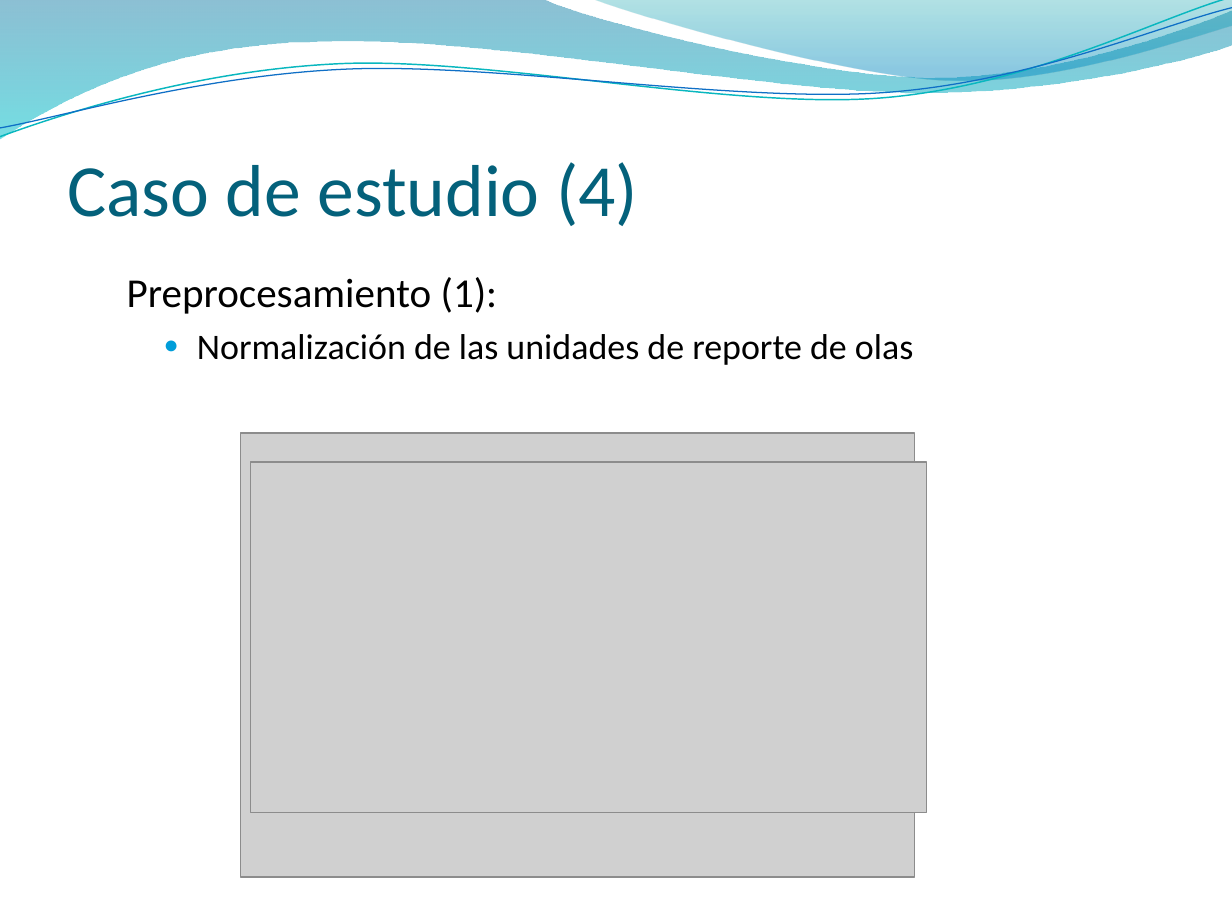
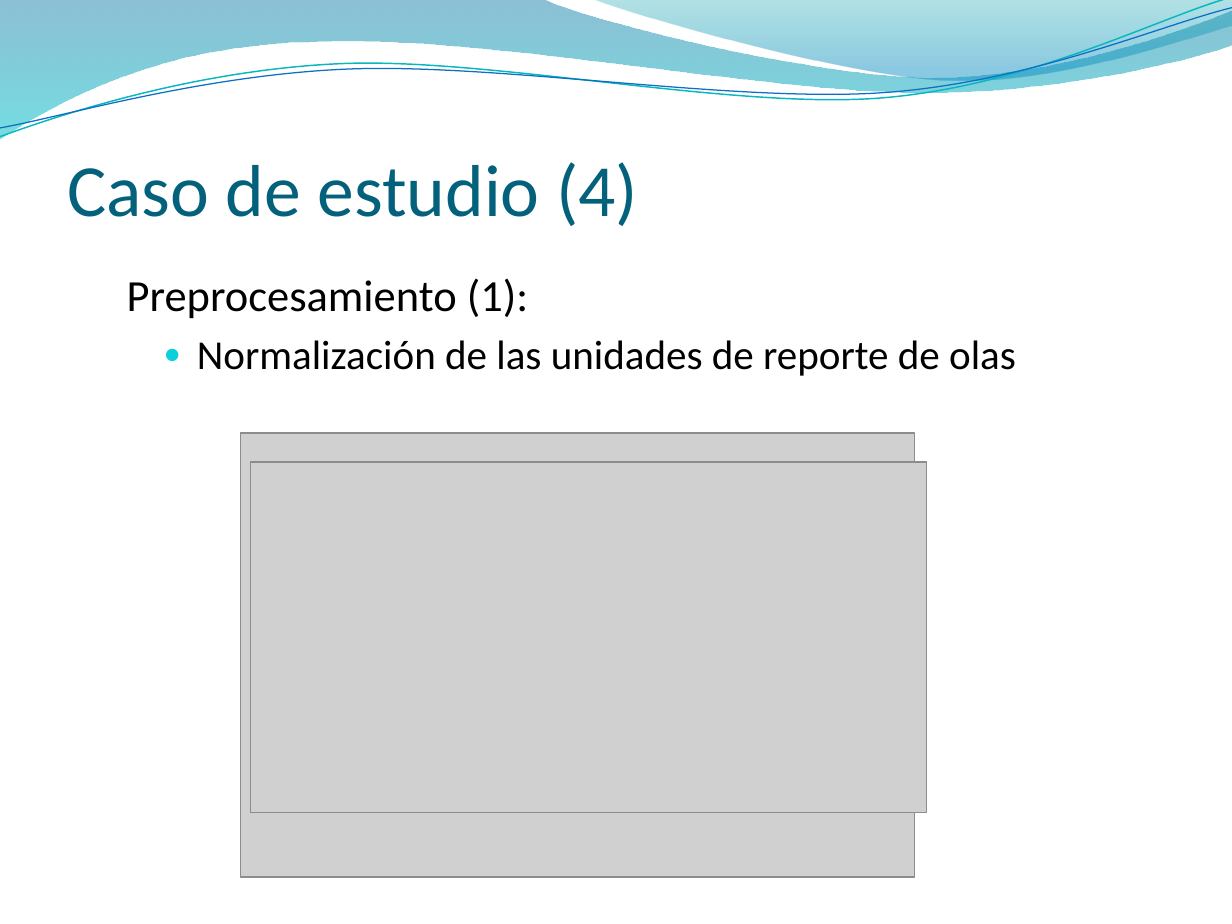
Before and after one commit to jaffadog/neuralito, a slide deck: slide 26 of neuralito/ArfGen/docs/Entregas/Informe Final/presentacion/esteban2.pptx. Drawn at 1232x924 pixels with LibreOffice and Linux fonts; fonts in the diff are those of the drawing; grey boxes stand for pictures; background and template pictures are left out. Boxes give left, top, right and bottom in pixels: in the first picture for what was removed or moved away, otherwise in the second. Text is boxed around its words. In the diff, an @@ line names an element or a change of style, - is before the commit and + after.

```diff
--- a/neuralito/ArfGen/docs/Entregas/Informe Final/presentacion/esteban2.pptx
+++ b/neuralito/ArfGen/docs/Entregas/Informe Final/presentacion/esteban2.pptx
@@ text "Preprocesamiento (1):" at bbox=[127, 278, 1016, 376]: size 24 to 26 pt in "Preprocesamiento (1):"; size 21 to 24 pt in "Normalización de las unidades de reporte de ..."; bullet colour #009DD9 to #0BD0D9 @@
```
Also in this commit, not shown: 8 other slides changed.
